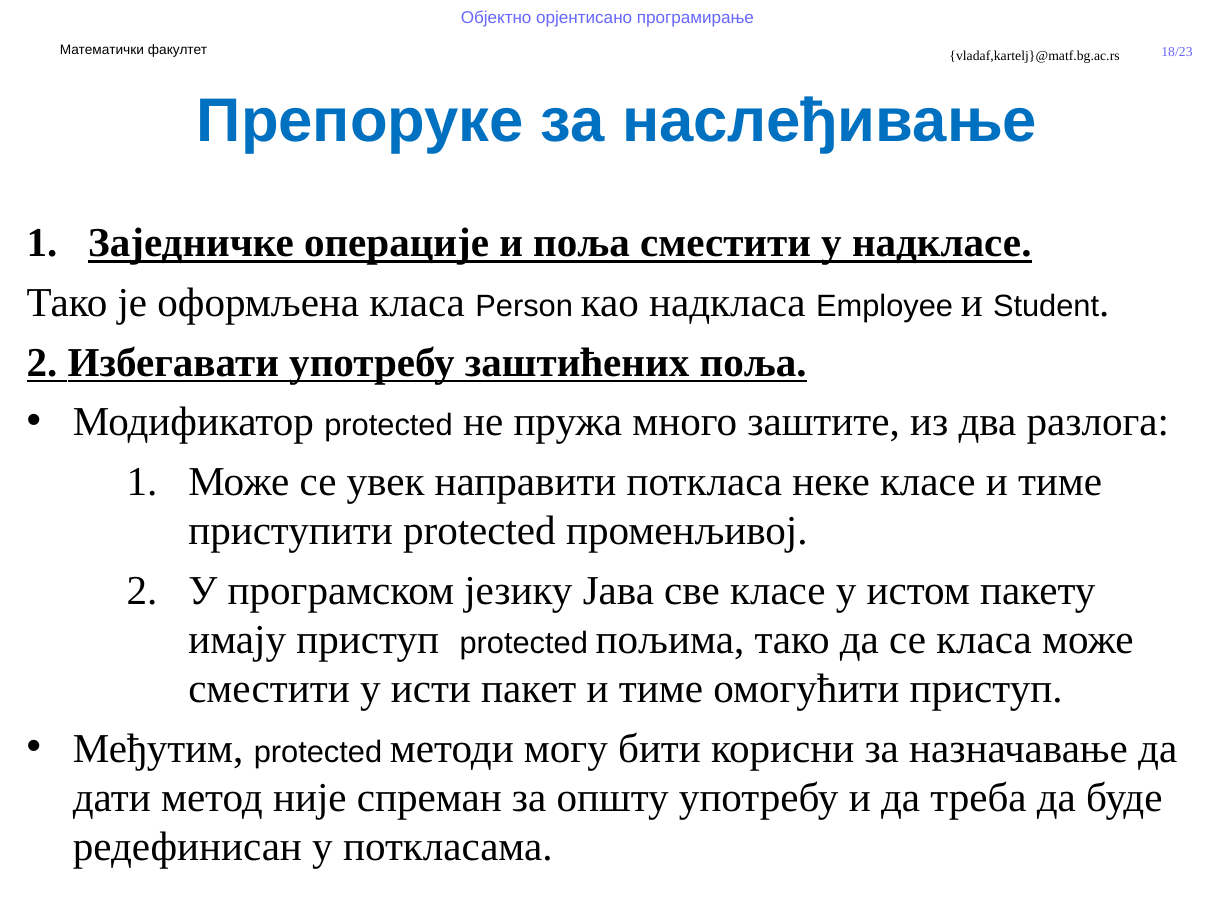
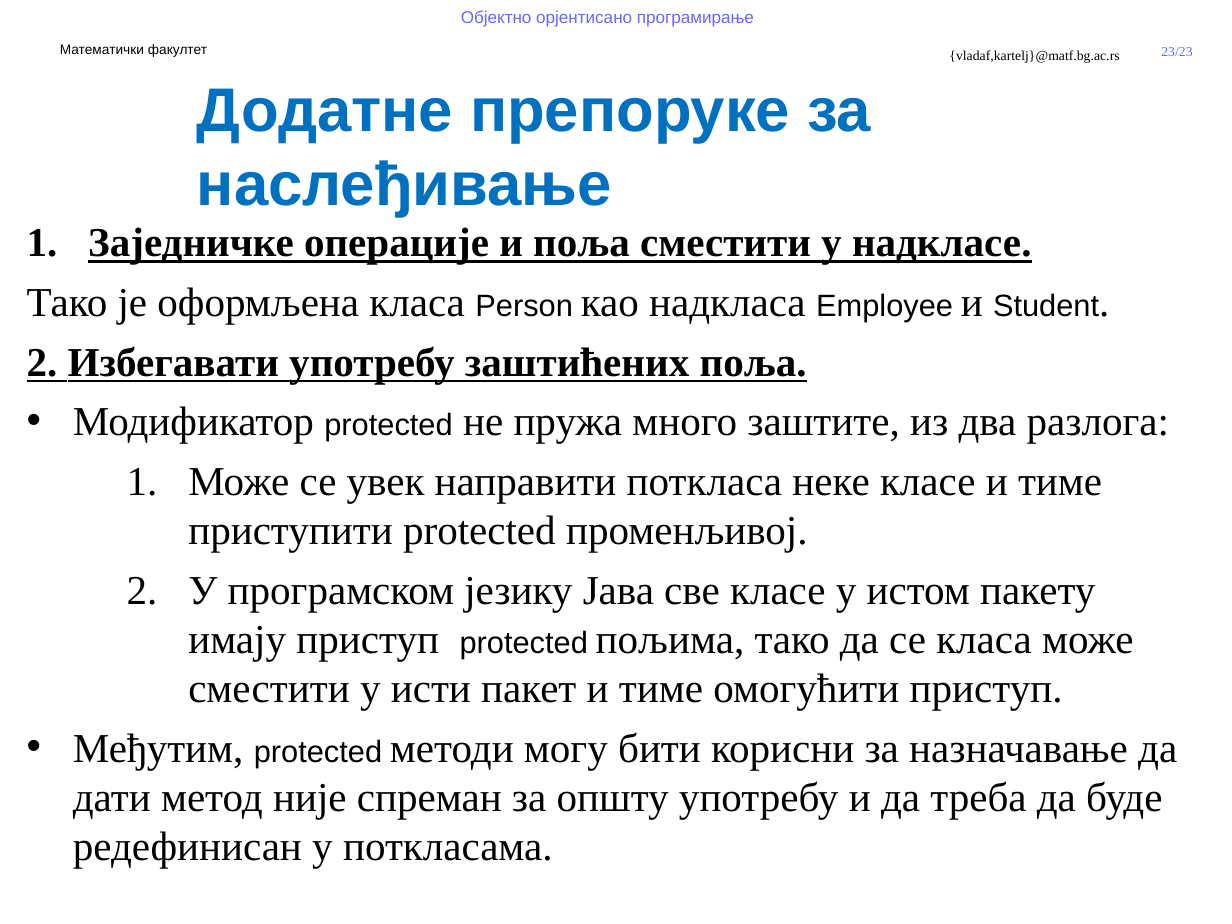
Before and after one commit to MatfOOP/OOP, a slide deck: slide 23 of predavanja/prezentacije/OOP11-Apstraktne klase i interfejsi.pptx (slide 18 before the commit). Drawn at 1232x924 pixels with LibreOffice and Linux fonts; fonts in the diff are those of the drawing; background and template pictures are left out. Boxes give left, top, right and bottom in pixels: in the first picture for what was removed or moved away, otherwise in the second. Text is boxed around its words. In the diff, an @@ line names an element or a change of style, - is before the commit and + after.

```diff
--- a/predavanja/prezentacije/OOP11-Apstraktne klase i interfejsi.pptx
+++ b/predavanja/prezentacije/OOP11-Apstraktne klase i interfejsi.pptx
@@ page number at [1161,47,1192,56]: text changed @@
-18/23
+23/23
@@ text at [197,88,871,216]: text changed @@
-Препоруке за наслеђивање
+Додатне препоруке за наслеђивање
```
Also in this commit, not shown: 1 other slide changed, 4 slides added, 6 other files.
